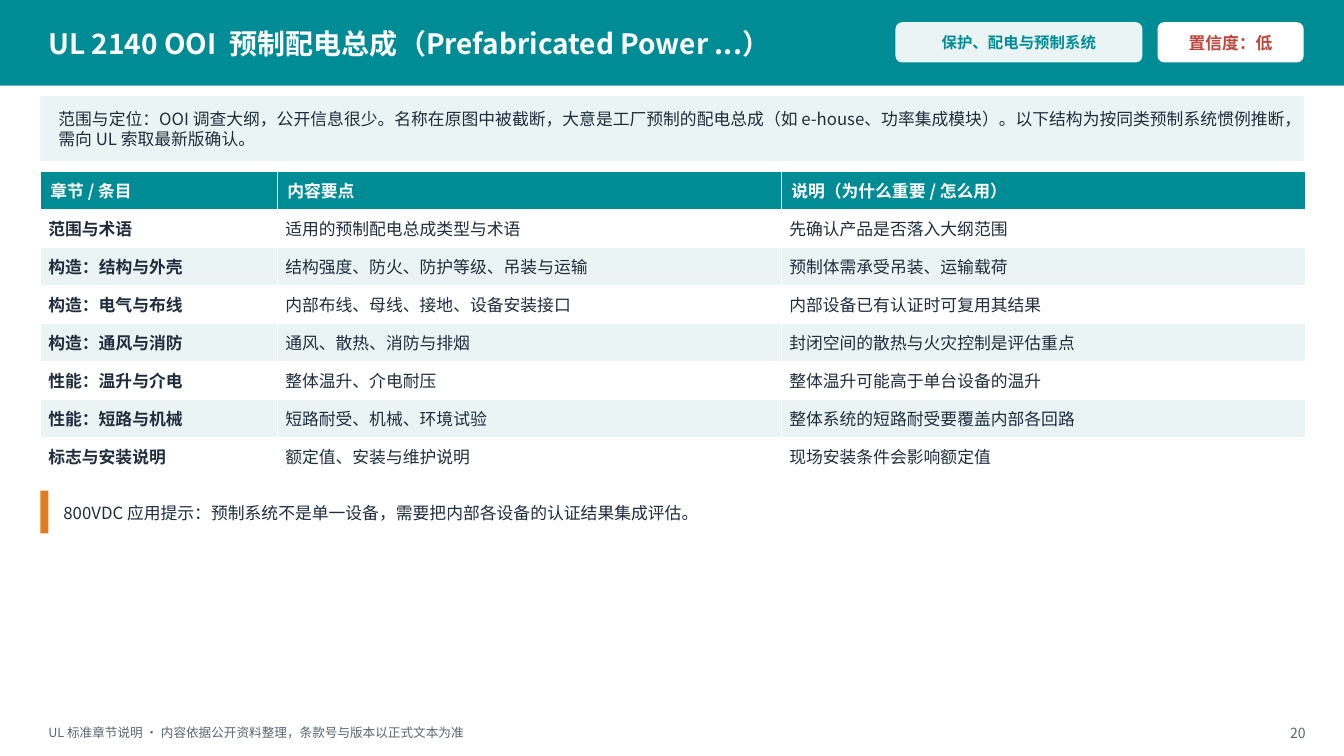
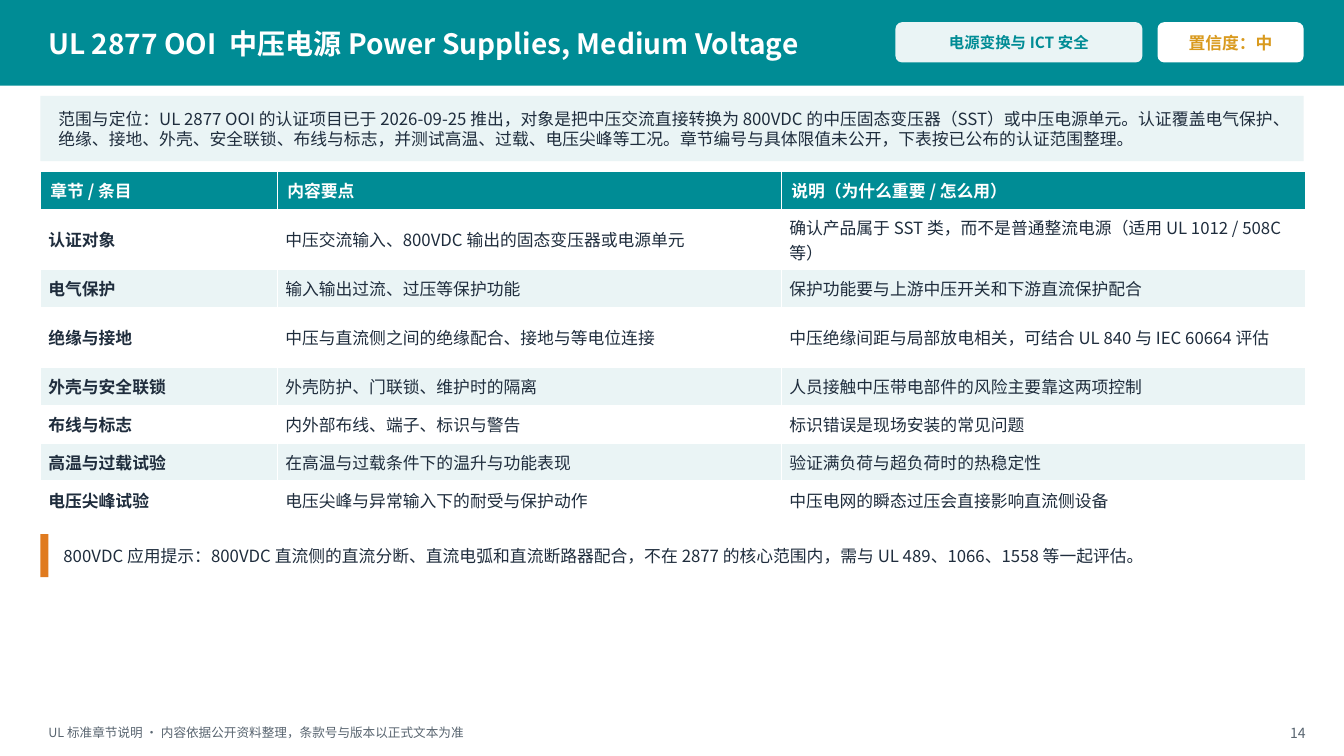
Before and after one commit to lupeisen-bit/vertiv-, a slide deck: slide 14 of ul-chapter-deck/UL标准章节内容说明.pptx (slide 20 before the commit). Drawn at 1344x756 pixels with LibreOffice and Linux fonts; fonts in the diff are those of the drawing. Boxes give left, top, right and bottom in pixels: in the first picture for what was removed or moved away, otherwise in the second. Text is boxed around its words. In the diff, an @@ line names an element or a change of style, - is before the commit and + after.

```diff
--- a/ul-chapter-deck/UL标准章节内容说明.pptx
+++ b/ul-chapter-deck/UL标准章节内容说明.pptx
@@ text at <box>48,30,798,61</box>: text changed @@
-UL 2140 OOI 预制配电总成（Prefabricated Power ...）
+UL 2877 OOI 中压电源 Power Supplies, Medium Voltage
@@ text in rounded rectangle at <box>949,35,1089,50</box>: text changed @@
-保护、配电与预制系统
+电源变换与 ICT 安全
@@ text in rounded rectangle at <box>1189,34,1273,51</box>: text changed; text colour #C0453A to #D99A1E @@
-置信度：低
+置信度：中
@@ text at <box>58,111,1289,147</box>: text changed @@
-范围与定位：OOI 调查大纲，公开信息很少。名称在原图中被截断，大意是工厂预制的配电总成（如 e-house、功率集成模块）。以下结构为按同类预制系统惯例推断，需向 UL 索取最新版确认。
+范围与定位：UL 2877 OOI 的认证项目已于 2026-09-25 推出，对象是把中压交流直接转换为 800VDC 的中压固态变压器（SST）或中压电源单元。认证覆盖电气保护、绝缘、接地、外壳、安全联锁、布线与标志，并测试高温、过载、电压尖峰等工况。章节编号与具体限值未公开，下表按已公布的认证范围整理。
@@ table at <box>40,171,1306,519</box> @@
-row 2: 范围与术语 | 适用的预制配电总成类型与术语 | 先确认产品是否落入大纲范围
+row 2: 认证对象 | 中压交流输入、800VDC 输出的固态变压器或电源单元 | 确认产品属于 SST 类，而不是普通整流电源（适用 UL 1012 / 508C 等）
-row 3: 构造：结构与外壳 | 结构强度、防火、防护等级、吊装与运输 | 预制体需承受吊装、运输载荷
+row 3: 电气保护 | 输入输出过流、过压等保护功能 | 保护功能要与上游中压开关和下游直流保护配合
-row 4: 构造：电气与布线 | 内部布线、母线、接地、设备安装接口 | 内部设备已有认证时可复用其结果
+row 4: 绝缘与接地 | 中压与直流侧之间的绝缘配合、接地与等电位连接 | 中压绝缘间距与局部放电相关，可结合 UL 840 与 IEC 60664 评估
-row 5: 构造：通风与消防 | 通风、散热、消防与排烟 | 封闭空间的散热与火灾控制是评估重点
+row 5: 外壳与安全联锁 | 外壳防护、门联锁、维护时的隔离 | 人员接触中压带电部件的风险主要靠这两项控制
-row 6: 性能：温升与介电 | 整体温升、介电耐压 | 整体温升可能高于单台设备的温升
+row 6: 布线与标志 | 内外部布线、端子、标识与警告 | 标识错误是现场安装的常见问题
-row 7: 性能：短路与机械 | 短路耐受、机械、环境试验 | 整体系统的短路耐受要覆盖内部各回路
+row 7: 高温与过载试验 | 在高温与过载条件下的温升与功能表现 | 验证满负荷与超负荷时的热稳定性
-row 8: 标志与安装说明 | 额定值、安装与维护说明 | 现场安装条件会影响额定值
+row 8: 电压尖峰试验 | 电压尖峰与异常输入下的耐受与保护动作 | 中压电网的瞬态过压会直接影响直流侧设备
@@ rectangle: place and size @@
-rectangle at <box>40,491,48,533</box>
+rectangle at <box>40,534,48,577</box>
@@ text at <box>63,548,1144,564</box>: text changed @@
-800VDC 应用提示：预制系统不是单一设备，需要把内部各设备的认证结果集成评估。
+800VDC 应用提示：800VDC 直流侧的直流分断、直流电弧和直流断路器配合，不在 2877 的核心范围内，需与 UL 489、1066、1558 等一起评估。
@@ text at <box>1290,728,1306,738</box>: text changed @@
-20
+14
```
Also in this commit, not shown: 25 other slides changed, 2 slides added, 1 slide removed, 3 other files.
